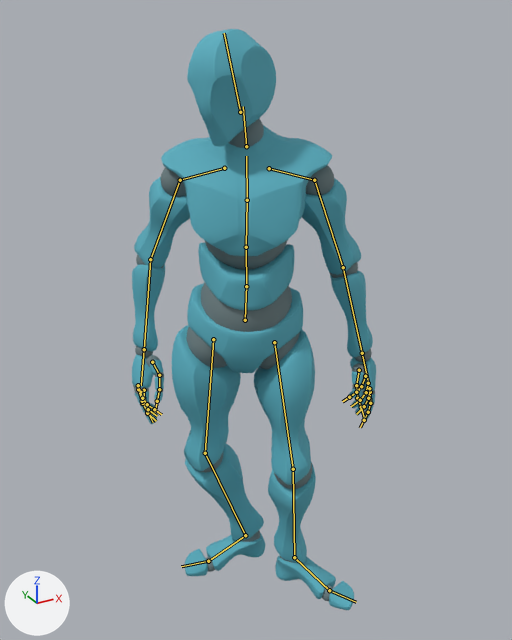
Two versions of the FBX model Assets/_Necrosis/Characters/Player/Animations/locomotion/animation_ybot_idle_movement_turn_right_90.fbx, one commit apart.
Camera for both pictures: a camera (50 mm lens) standing at (-0.844, -1.632, 1.826) and looking at (0.102, 0.088, 0.966). Lighting does not change. The marker at lower left points along +X, +Y and +Z. The first picture is the older version. Both versions are drawn at frame 23 of the action 'mixamo.com'; the numbers are the values there. The bones that change, and the others that lie on the model, are drawn over the model as lines.

The first picture shows 'Alpha_Joints', 'Alpha_Surface'.
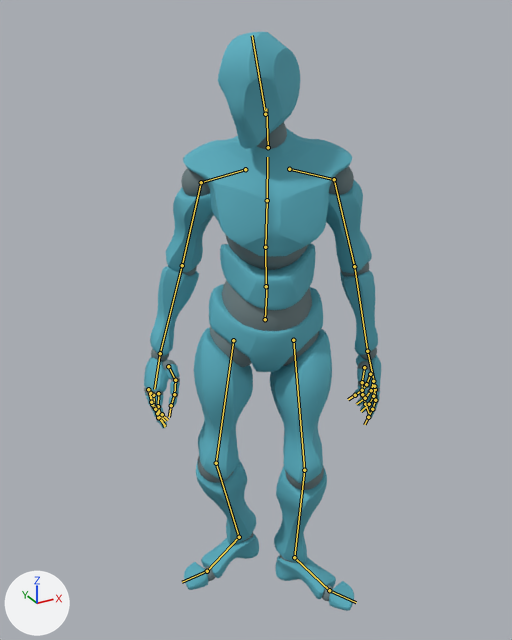
The change in detail:
Bone 'mixamorig:Hips' (bone_mixamorig_hips) moves from (5.4, -1.5, -6.7) to (11.4, -2.1, -5.5).
Bone 'mixamorig:Hips' (bone_mixamorig_hips) turns from (-2, -29, -3) to (-2, -21, -3) degrees about its own x, y and z.
Bone 'mixamorig:LeftArm' (bone_mixamorig_leftarm) turns from (63, 15, 13) to (65, 12, 14) degrees about its own x, y and z.
Bone 'mixamorig:LeftHand' (bone_mixamorig_lefthand) turns from (5, -38, -8) to (0, -31, -5) degrees about its own x, y and z.
Bone 'mixamorig:RightArm' (bone_mixamorig_rightarm) turns from (60, -23, -13) to (63, -1, 25) degrees about its own x, y and z.
Bone 'mixamorig:RightForeArm' (bone_mixamorig_rightforearm) turns from (0, 0, -29) to (0, 0, -26) degrees about its own x, y and z.
Bone 'mixamorig:RightHand' (bone_mixamorig_righthand) turns from (-10, 13, -17) to (7, -26, -22) degrees about its own x, y and z.
Bone 'mixamorig:LeftUpLeg' (bone_mixamorig_leftupleg) turns from (11, -22, 7) to (16, -16, 1) degrees about its own x, y and z.
Bone 'mixamorig:LeftLeg' (bone_mixamorig_leftleg) turns from (-21, -2, 4) to (-27, -7, 8) degrees about its own x, y and z.
Bone 'mixamorig:LeftFoot' (bone_mixamorig_leftfoot) turns from (-3, -20, 23) to (3, -15, 18) degrees about its own x, y and z.
Bone 'mixamorig:RightUpLeg' (bone_mixamorig_rightupleg) turns from (-4, 42, -5) to (5, 20, -4) degrees about its own x, y and z.
Bone 'mixamorig:RightLeg' (bone_mixamorig_rightleg) turns from (-20, 6, 8) to (-27, 14, 5) degrees about its own x, y and z.
Bone 'mixamorig:RightFoot' (bone_mixamorig_rightfoot) turns from (10, 6, -23) to (4, 20, -24) degrees about its own x, y and z.

Changed parts and their boxes [x1, y1, x2, y2] in the pictures (512 x 640 px):
'Alpha_Surface', posed: before [132, 29, 376, 610]; after [144, 32, 381, 611]
'Alpha_Joints', posed: before [133, 119, 375, 601]; after [144, 122, 380, 601]
bone 'mixamorig:Hips', root to tip: before (245, 320) to (246, 285); after (265, 319) to (267, 284)
bone 'mixamorig:LeftArm', root to tip: before (314, 180) to (343, 267); after (334, 179) to (354, 266)
bone 'mixamorig:LeftHand', root to tip: before (362, 353) to (368, 383); after (367, 351) to (374, 381)
bone 'mixamorig:RightArm', root to tip: before (180, 180) to (150, 259); after (201, 182) to (182, 265)
bone 'mixamorig:RightForeArm', root to tip: before (150, 259) to (144, 349); after (182, 265) to (160, 353)
bone 'mixamorig:RightHand', root to tip: before (144, 349) to (141, 385); after (160, 353) to (154, 389)
bone 'mixamorig:LeftUpLeg', root to tip: before (274, 342) to (293, 469); after (293, 340) to (304, 470)
bone 'mixamorig:LeftLeg', root to tip: before (293, 469) to (294, 557); after (304, 470) to (294, 557)
bone 'mixamorig:RightUpLeg', root to tip: before (213, 339) to (205, 453); after (233, 340) to (216, 463)
bone 'mixamorig:RightLeg', root to tip: before (205, 453) to (245, 535); after (216, 463) to (239, 537)
bone 'mixamorig:RightFoot', root to tip: before (245, 535) to (208, 561); after (239, 537) to (207, 571)
